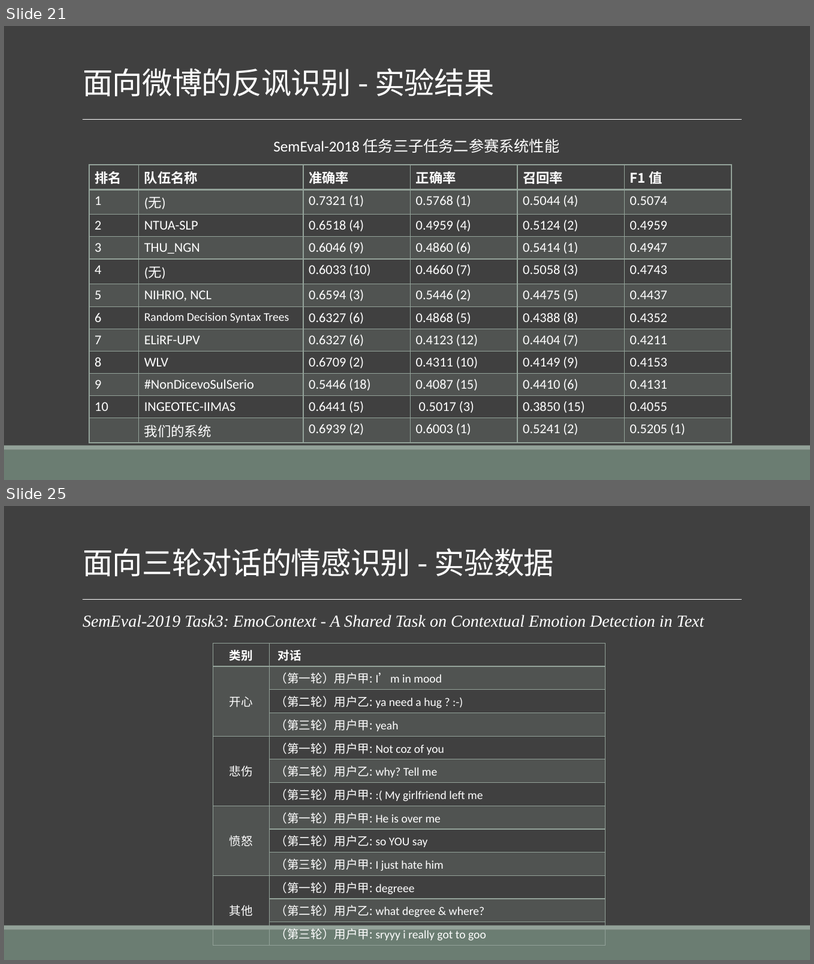
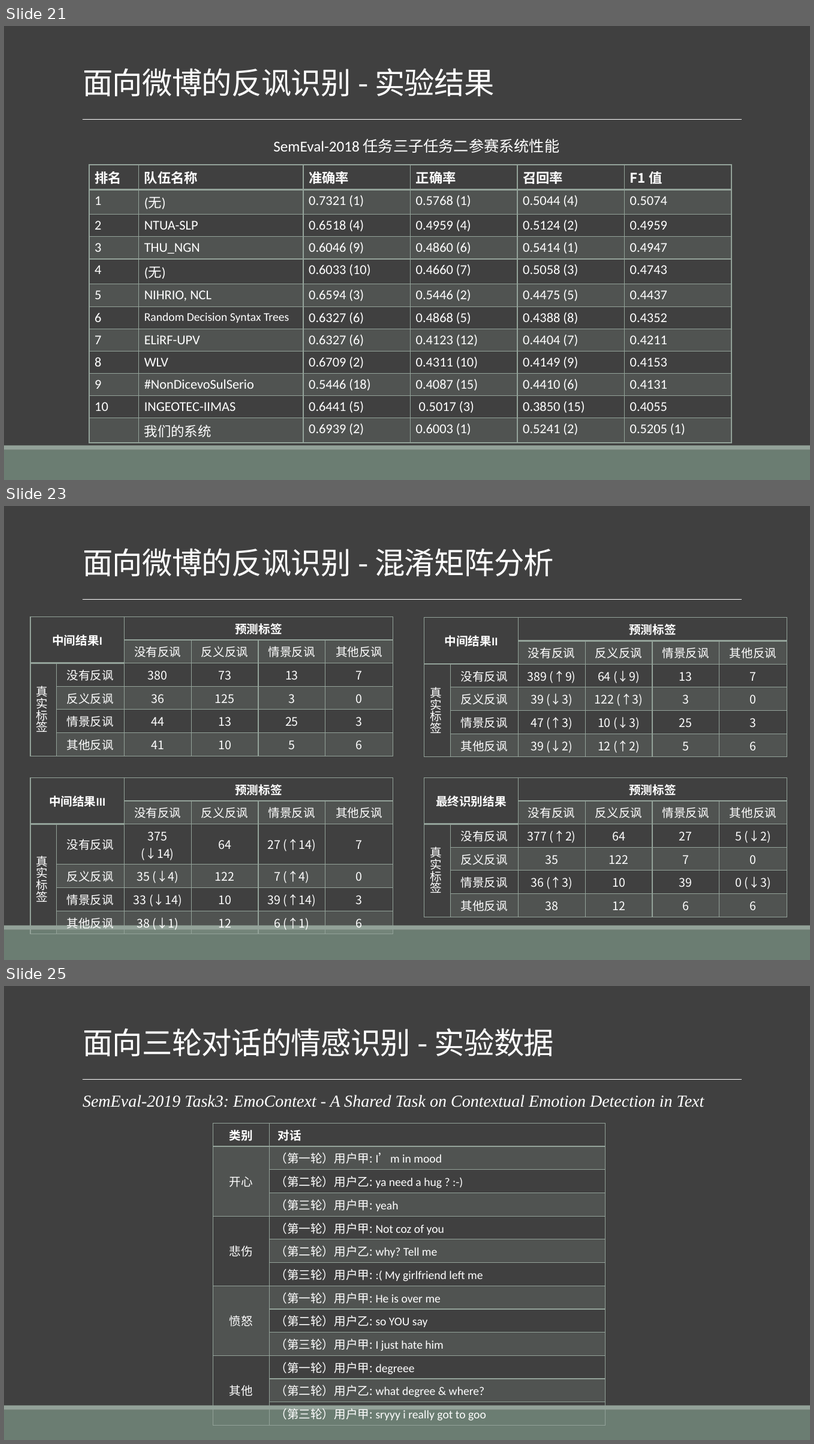
Before and after one commit to liangxh/grad2019, a slide deck: 计研163_梁锡豪_2016211014.pptx. Shown one above the other, each under a label of ours: slides 21 and 25 before the commit, slides 21, 23 and 25 after it; the slides between them are not shown. The pictures are 814x964 and 814x1444 pixels, drawn with LibreOffice and Linux fonts; fonts in the diff are those of the drawing. Boxes give left, top, right and bottom in pixels: in the first picture for what was removed or moved away, otherwise in the second. Text is boxed around its words. In the diff, an @@ line names an element or a change of style, - is before the commit and + after.

```diff
--- a/计研163_梁锡豪_2016211014.pptx
+++ b/计研163_梁锡豪_2016211014.pptx
@@ slide 23 added at (4,506,810,960), background #404040; not listed: 3 template elements that a slide beside it also shows @@
@@ title added at (83,548,554,576), 36 pt, text #FFFFFF @@
+面向微博的反讽识别 - 混淆矩阵分析
@@ table added at (30,617,393,753), 6 rows, 6 columns @@
+中间结果I |  | 预测标签 |  |  | 
+ |  | 没有反讽 | 反义反讽 | 情景反讽 | 其他反讽
+真实标签 | 没有反讽 | 380 | 73 | 13 | 7
+ | 反义反讽 | 36 | 125 | 3 | 0
+ | 情景反讽 | 44 | 13 | 25 | 3
+ | 其他反讽 | 41 | 10 | 5 | 6
@@ table added at (425,618,788,755), 6 rows, 6 columns @@
+中间结果II |  | 预测标签 |  |  | 
+ |  | 没有反讽 | 反义反讽 | 情景反讽 | 其他反讽
+真实标签 | 没有反讽 | 389 (↑9) | 64 (↓9) | 13 | 7
+ | 反义反讽 | 39 (↓3) | 122 (↑3) | 3 | 0
+ | 情景反讽 | 47 (↑3) | 10 (↓3) | 25 | 3
+ | 其他反讽 | 39 (↓2) | 12 (↑2) | 5 | 6
@@ table added at (30,778,393,933), 6 rows, 6 columns @@
+中间结果III |  | 预测标签 |  |  | 
+ |  | 没有反讽 | 反义反讽 | 情景反讽 | 其他反讽
+真实标签 | 没有反讽 | 375 (↓14) | 64 | 27 (↑14) | 7
+ | 反义反讽 | 35 (↓4) | 122 | 7 (↑4) | 0
+ | 情景反讽 | 33 (↓14) | 10 | 39 (↑14) | 3
+ | 其他反讽 | 38 (↓1) | 12 | 6 (↑1) | 6
@@ table added at (425,778,788,913), 6 rows, 6 columns @@
+最终识别结果 |  | 预测标签 |  |  | 
+ |  | 没有反讽 | 反义反讽 | 情景反讽 | 其他反讽
+真实标签 | 没有反讽 | 377 (↑2) | 64 | 27 | 5 (↓2)
+ | 反义反讽 | 35 | 122 | 7 | 0
+ | 情景反讽 | 36 (↑3) | 10 | 39 | 0 (↓3)
+ | 其他反讽 | 38 | 12 | 6 | 6
```
Also in this commit, not shown: 1 slide changed, 1 other slide added, 1 slide removed, 6 other files.
